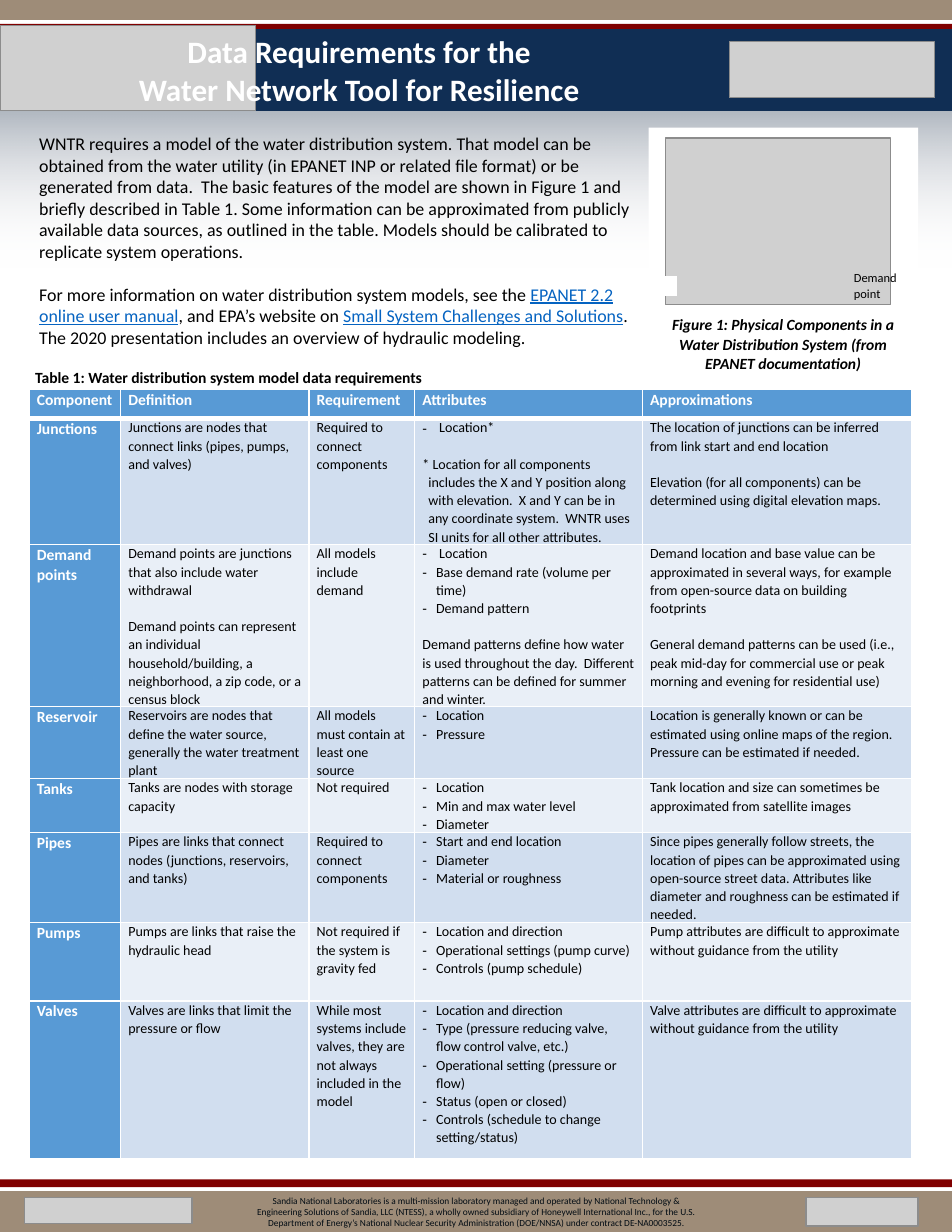
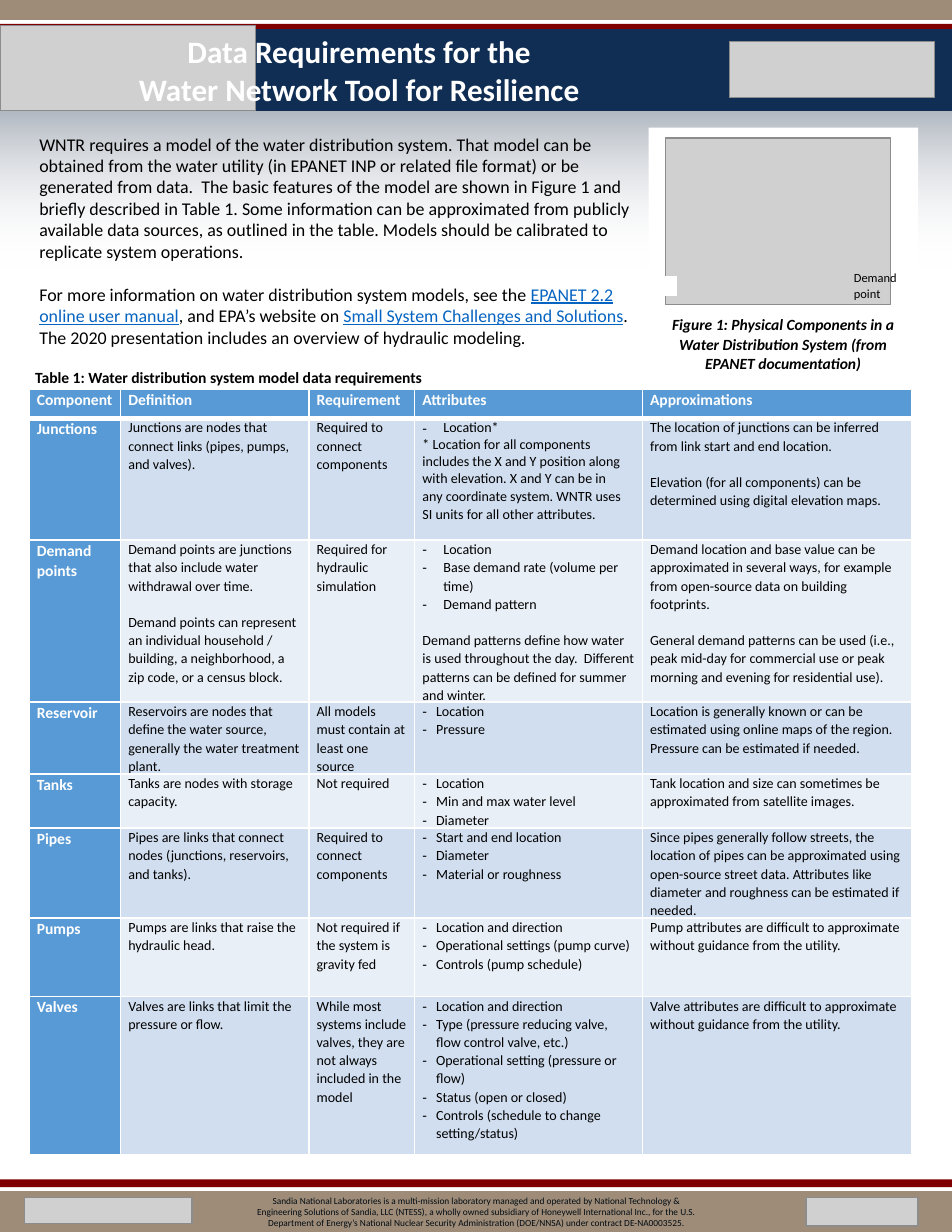
Before and after one commit to USEPA/WNTR, a slide deck: slide 1 of documentation/factsheets/WNTR_data_factsheet.pptx. Drawn at 952x1232 pixels with LibreOffice and Linux fonts; fonts in the diff are those of the drawing; grey boxes stand for pictures. Boxes give left, top, right and bottom in pixels: in the first picture for what was removed or moved away, otherwise in the second. Text is boxed around its words. In the diff, an @@ line names an element or a change of style, - is before the commit and + after.

```diff
--- a/documentation/factsheets/WNTR_data_factsheet.pptx
+++ b/documentation/factsheets/WNTR_data_factsheet.pptx
@@ table at (29,390,913,1151) @@
-row 2: Junctions | Junctions are nodes that connect links (pipes, pumps, and valves) | Required to connect components | Location* / * Location for all components includes the X and Y position along with elevation. X and Y can be in any coordinate system. WNTR uses SI units for all other attributes. | The location of junctions can be inferred from link start and end location Elevation (for all components) can be determined using digital elevation maps.
+row 2: Junctions | Junctions are nodes that connect links (pipes, pumps, and valves). | Required to connect components | Location* / * Location for all components / includes the X and Y position along / with elevation. X and Y can be in / any coordinate system. WNTR uses / SI units for all other attributes. | The location of junctions can be inferred from link start and end location. Elevation (for all components) can be determined using digital elevation maps.
-row 3: Demand points | Demand points are junctions that also include water withdrawal Demand points can represent an individual household/building, a neighborhood, a zip code, or a census block | All models include demand | Location / Base demand rate (volume per time) / Demand pattern / Demand patterns define how water is used throughout the day. Different patterns can be defined for summer and winter. | Demand location and base value can be approximated in several ways, for example from open-source data on building footprints General demand patterns can be used (i.e., peak mid-day for commercial use or peak morning and evening for residential use)
+row 3: Demand points | Demand points are junctions that also include water withdrawal over time. Demand points can represent an individual household / building, a neighborhood, a zip code, or a census block. | Required for hydraulic simulation | Location / Base demand rate (volume per time) / Demand pattern / Demand patterns define how water is used throughout the day. Different patterns can be defined for summer and winter. | Demand location and base value can be approximated in several ways, for example from open-source data on building footprints. General demand patterns can be used (i.e., peak mid-day for commercial use or peak morning and evening for residential use).
-row 4, column 2: Reservoirs are nodes that define the water source, generally the water treatment plant
+row 4, column 2: Reservoirs are nodes that define the water source, generally the water treatment plant.
-row 5, column 2: Tanks are nodes with storage capacity
+row 5, column 2: Tanks are nodes with storage capacity.
-row 5, column 5: Tank location and size can sometimes be approximated from satellite images
+row 5, column 5: Tank location and size can sometimes be approximated from satellite images.
-row 6, column 2: Pipes are links that connect nodes (junctions, reservoirs, and tanks)
+row 6, column 2: Pipes are links that connect nodes (junctions, reservoirs, and tanks).
-row 7, column 2: Pumps are links that raise the hydraulic head
+row 7, column 2: Pumps are links that raise the hydraulic head.
-row 7, column 5: Pump attributes are difficult to approximate without guidance from the utility
+row 7, column 5: Pump attributes are difficult to approximate without guidance from the utility.
-row 8, column 2: Valves are links that limit the pressure or flow
+row 8, column 2: Valves are links that limit the pressure or flow.
-row 8, column 5: Valve attributes are difficult to approximate without guidance from the utility
+row 8, column 5: Valve attributes are difficult to approximate without guidance from the utility.
@@ indent changed @@
```
Also in this commit, not shown: 5 other files.
